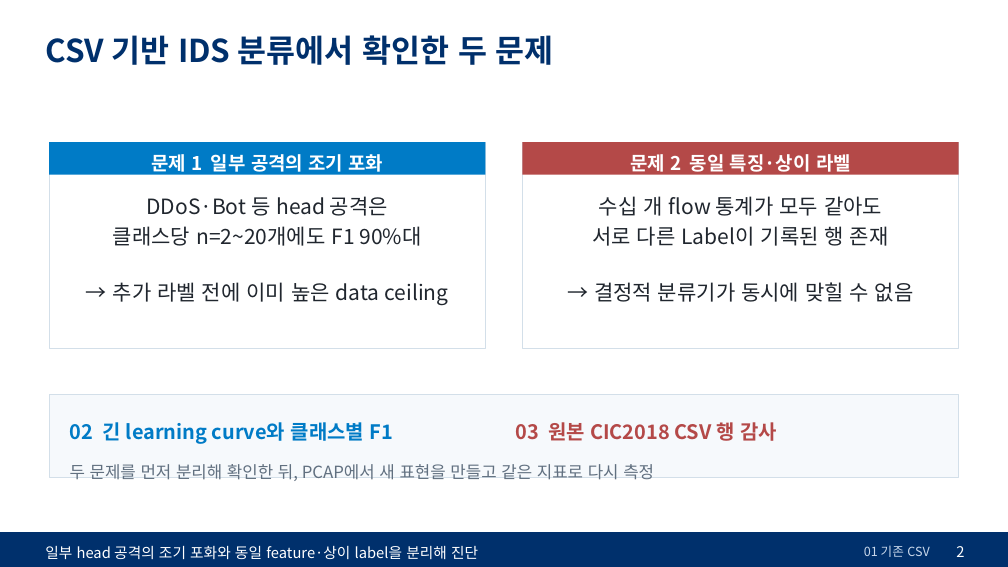
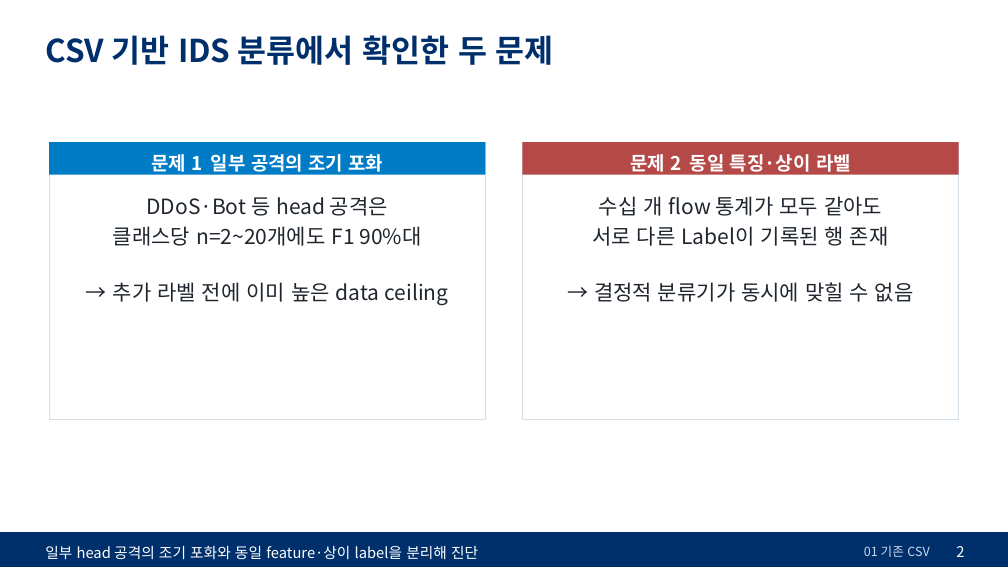
Before and after one commit to westpark9/imbal_cic, a slide deck: slide 2 of docs/slides/kor/20261029_PCAP_연구방향.pptx. Drawn at 1008x567 pixels with LibreOffice and Linux fonts; fonts in the diff are those of the drawing. Boxes give left, top, right and bottom in pixels: in the first picture for what was removed or moved away, otherwise in the second. Text is boxed around its words. In the diff, an @@ line names an element or a change of style, - is before the commit and + after.

```diff
--- a/docs/slides/kor/20261029_PCAP_연구방향.pptx
+++ b/docs/slides/kor/20261029_PCAP_연구방향.pptx
@@ rectangle: place and size @@
-rectangle at [49,142,485,349]
+rectangle at [49,142,485,420]
@@ rectangle: place and size @@
-rectangle at [523,142,959,349]
+rectangle at [523,142,959,420]
@@ rectangle removed at [49,395,959,478] @@
@@ text removed at [70,422,393,444] @@
-02 긴 learning curve와 클래스별 F1
@@ text removed at [516,422,777,441] @@
-03 원본 CIC2018 CSV 행 감사
@@ text removed at [70,464,654,481] @@
-두 문제를 먼저 분리해 확인한 뒤, PCAP에서 새 표현을 만들고 같은 지표로 다시 측정
```
Also in this commit, not shown: 1 other slide changed, 13 other files.
